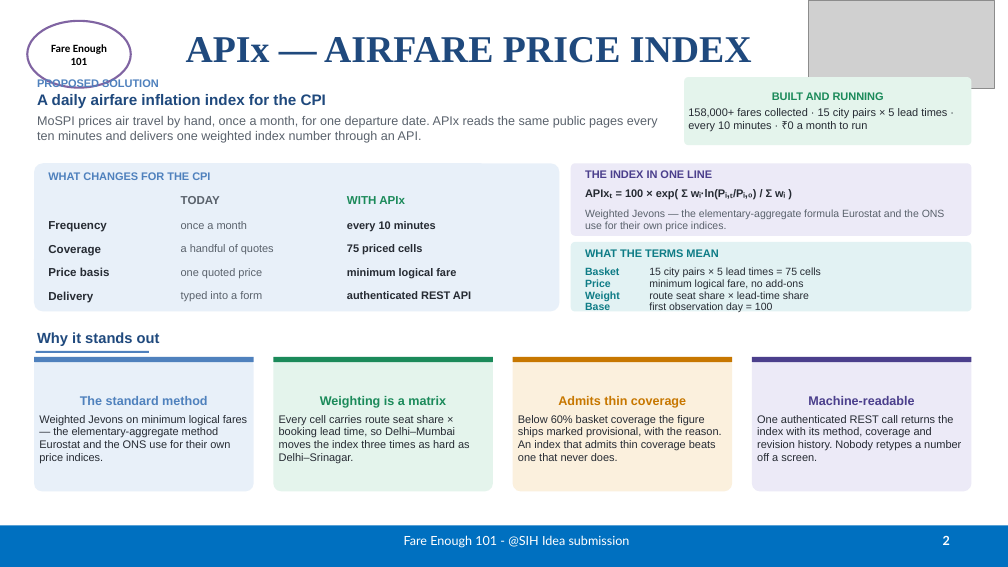
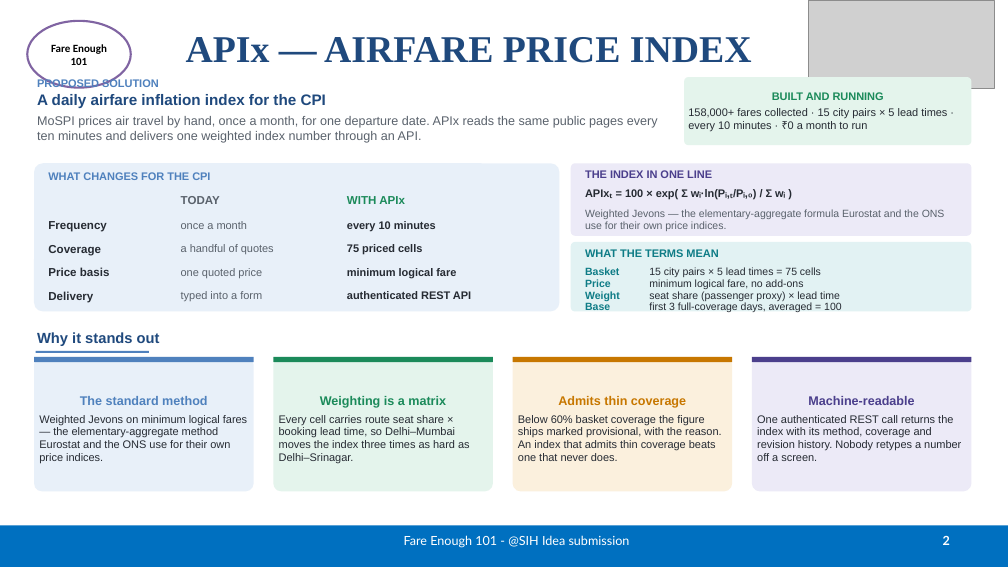
Before and after one commit to BradCage-afk/sih-2026-airfare-index, a slide deck: slide 2 of SIH26056-Idea-Presentation.pptx. Drawn at 1008x567 pixels with LibreOffice and Linux fonts; fonts in the diff are those of the drawing; grey boxes stand for pictures. Boxes give left, top, right and bottom in pixels: in the first picture for what was removed or moved away, otherwise in the second. Text is boxed around its words. In the diff, an @@ line names an element or a change of style, - is before the commit and + after.

```diff
--- a/SIH26056-Idea-Presentation.pptx
+++ b/SIH26056-Idea-Presentation.pptx
@@ text at box(649, 291, 840, 301): text changed @@
-route seat share × lead-time share
+seat share (passenger proxy) × lead time
@@ text at box(649, 302, 841, 312): text changed @@
-first observation day = 100
+first 3 full-coverage days, averaged = 100
```
Also in this commit, not shown: 8 other files.
